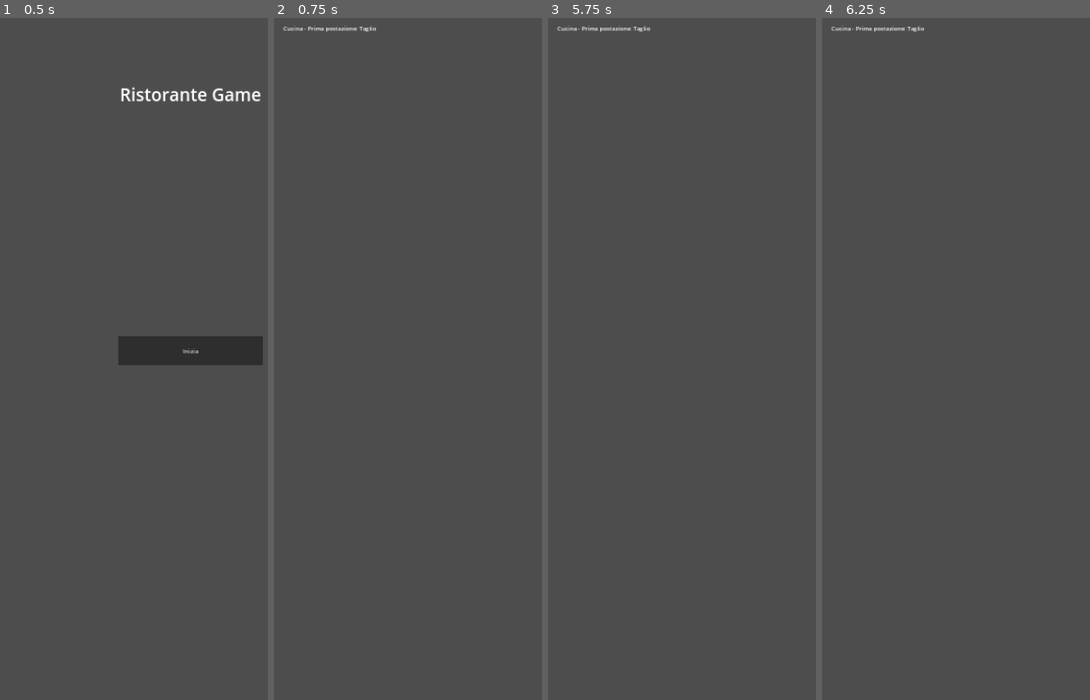
Above: before the commit, frames 1-4 (left to right).
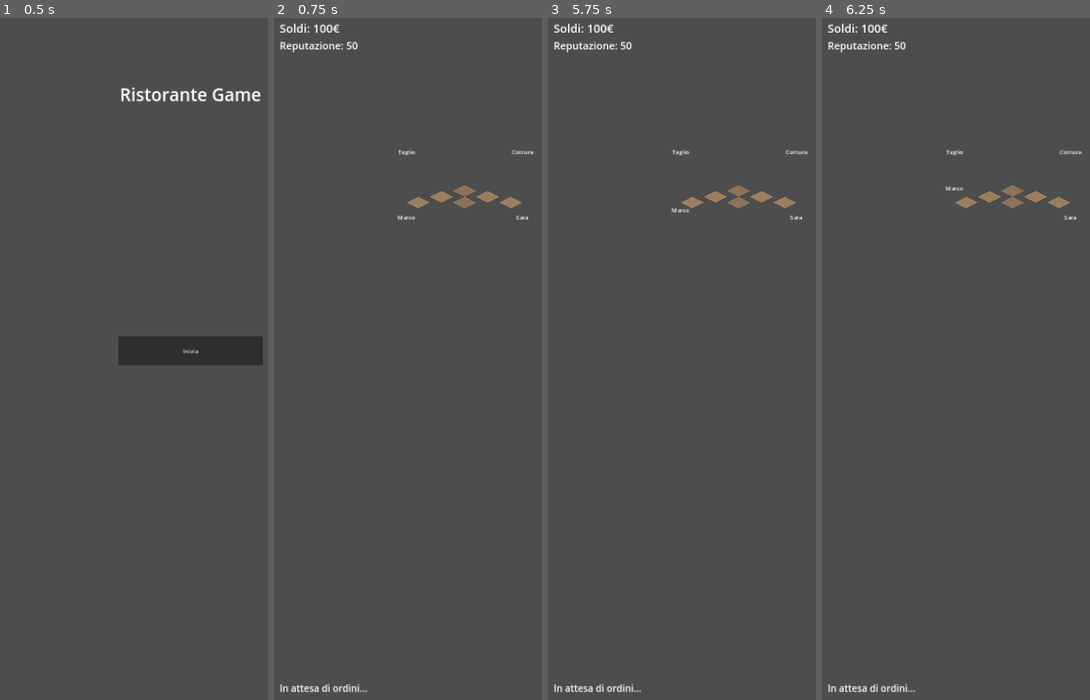
Above: after the commit, the same moments.

Repository: damarogiulio7-maker/ristorante-game
Game: Godot game, scene res://scenes/ui/main_menu.tscn
Two runs of this game, one before a commit and one after it. Both use one fixed random seed, a clock stepped at 60 frames per second and the inputs below.
Inputs:
- Up to frame 1 (0.5 s): no input
- Up to frame 2 (0.75 s): click "Inizia" at 0.5 s
- Up to frame 3 (5.75 s): tap Enter at 1.25, 2.75, 4.25 s; tap Space at 2, 3.5, 5 s
- Up to frame 4 (6.25 s): no input

Frame 1 is identical in both runs. In frame 2, 1.2% of the frame differs, in the area x 2-98%, y 0-99%; in frame 3, 1.2%; in frame 4, 1.2%.

Commit message:
Aggiunta simulazione staff e stanza isometrica

Diff:
--- /dev/null
+++ b/resources/recipes/branzino_forno.tres
@@ -0,0 +1,11 @@
+[gd_resource type="Resource" script_class="Recipe" load_steps=2 format=3]
+
+[ext_resource type="Script" path="res://scripts/data/recipe.gd" id="1"]
+
+[resource]
+script = ExtResource("1")
+recipe_name = "Branzino al forno"
+ingredients = Array[String](["branzino", "limone", "olio"])
+prep_time_seconds = 6.0
+sale_price = 22
+difficulty = 3
--- /dev/null
+++ b/resources/recipes/pasta_pomodoro.tres
@@ -0,0 +1,11 @@
+[gd_resource type="Resource" script_class="Recipe" load_steps=2 format=3]
+
+[ext_resource type="Script" path="res://scripts/data/recipe.gd" id="1"]
+
+[resource]
+script = ExtResource("1")
+recipe_name = "Pasta al pomodoro"
+ingredients = Array[String](["pasta", "pomodoro", "basilico"])
+prep_time_seconds = 4.0
+sale_price = 12
+difficulty = 1
--- /dev/null
+++ b/scenes/kitchen/kitchen_room.tscn
@@ -0,0 +1,151 @@
+[gd_scene load_steps=6 format=3]
+
+[ext_resource type="Script" path="res://scripts/kitchen/kitchen_room.gd" id="1"]
+[ext_resource type="Script" path="res://scripts/core/game_manager.gd" id="2"]
+[ext_resource type="Script" path="res://scripts/kitchen/work_station.gd" id="3"]
+[ext_resource type="Script" path="res://scripts/staff/staff_member.gd" id="4"]
+
+[sub_resource type="GDScript" id="floor_tile_script"]
+script/source = "extends Polygon2D
+
+## Singolo rombo del pavimento isometrico, disegnato via codice come
+## placeholder finché non ci sono sprite veri.
+
+func _init() -> void:
+	var w := 64.0
+	var h := 32.0
+	polygon = PackedVector2Array([
+		Vector2(0, -h / 2.0),
+		Vector2(w / 2.0, 0),
+		Vector2(0, h / 2.0),
+		Vector2(-w / 2.0, 0),
+	])
+"
+
+[node name="KitchenRoom" type="Node2D"]
+script = ExtResource("1")
+
+[node name="GameManager" type="Node" parent="."]
+script = ExtResource("2")
+order_interval_seconds = 5.0
+starting_money = 100
+starting_reputation = 50
+
+[node name="Floor" type="Node2D" parent="."]
+position = Vector2(540, 500)
+
+[node name="Tile00" type="Polygon2D" parent="Floor"]
+position = Vector2(0, 0)
+color = Color(0.55, 0.45, 0.35, 1)
+script = SubResource("floor_tile_script")
+
+[node name="Tile10" type="Polygon2D" parent="Floor"]
+position = Vector2(64, 16)
+color = Color(0.6, 0.5, 0.38, 1)
+script = SubResource("floor_tile_script")
+
+[node name="Tile-10" type="Polygon2D" parent="Floor"]
+position = Vector2(-64, 16)
+color = Color(0.6, 0.5, 0.38, 1)
+script = SubResource("floor_tile_script")
+
+[node name="Tile01" type="Polygon2D" parent="Floor"]
+position = Vector2(0, 32)
+color = Color(0.55, 0.45, 0.35, 1)
+script = SubResource("floor_tile_script")
+
+[node name="Tile20" type="Polygon2D" parent="Floor"]
+position = Vector2(128, 32)
+color = Color(0.6, 0.5, 0.38, 1)
+script = SubResource("floor_tile_script")
+
+[node name="Tile-20" type="Polygon2D" parent="Floor"]
+position = Vector2(-128, 32)
+color = Color(0.6, 0.5, 0.38, 1)
+script = SubResource("floor_tile_script")
+
+[node name="Stations" type="Node2D" parent="."]
+
+[node name="CuttingStation" type="Node2D" parent="Stations"]
+position = Vector2(380, 420)
+script = ExtResource("3")
+station_name = "Postazione Taglio"
+work_time_seconds = 3.0
+
+[node name="CookingStation" type="Node2D" parent="Stations"]
+position = Vector2(700, 420)
+script = ExtResource("3")
+station_name = "Postazione Cottura"
+work_time_seconds = 4.0
+
+[node name="StationLabel1" type="Label" parent="Stations/CuttingStation"]
+offset_left = -50.0
+offset_top = -40.0
+offset_right = 50.0
+offset_bottom = -10.0
+text = "Taglio"
+horizontal_alignment = 1
+
+[node name="StationLabel2" type="Label" parent="Stations/CookingStation"]
+offset_left = -50.0
+offset_top = -40.0
+offset_right = 50.0
+offset_bottom = -10.0
+text = "Cottura"
+horizontal_alignment = 1
+
+[node name="Staff" type="Node2D" parent="."]
+
+[node name="Cuoco1" type="Node2D" parent="Staff"]
+position = Vector2(380, 550)
+script = ExtResource("4")
+staff_name = "Marco"
+skill_level = 1
+
+[node name="Cuoco2" type="Node2D" parent="Staff"]
+position = Vector2(700, 550)
+script = ExtResource("4")
+staff_name = "Sara"
+skill_level = 2
+
+[node name="StaffLabel1" type="Label" parent="Staff/Cuoco1"]
+offset_left = -40.0
+offset_top = 10.0
+offset_right = 40.0
+offset_bottom = 40.0
+text = "Marco"
+horizontal_alignment = 1
+
+[node name="StaffLabel2" type="Label" parent="Staff/Cuoco2"]
+offset_left = -40.0
+offset_top = 10.0
+offset_right = 40.0
+offset_bottom = 40.0
+text = "Sara"
+horizontal_alignment = 1
+
+[node name="HUD" type="CanvasLayer" parent="."]
+
+[node name="MoneyLabel" type="Label" parent="HUD"]
+offset_left = 30.0
+offset_top = 30.0
+offset_right = 400.0
+offset_bottom = 70.0
+theme_override_font_sizes/font_size = 32
+text = "Soldi: 0€"
+
+[node name="ReputationLabel" type="Label" parent="HUD"]
+offset_left = 30.0
+offset_top = 80.0
+offset_right = 400.0
+offset_bottom = 120.0
+theme_override_font_sizes/font_size = 28
+text = "Reputazione: 0"
+
+[node name="LogLabel" type="Label" parent="HUD"]
+offset_left = 30.0
+offset_top = 1850.0
+offset_right = 1050.0
+offset_bottom = 1900.0
+theme_override_font_sizes/font_size = 26
+text = ""
--- /dev/null
+++ b/scripts/core/game_manager.gd
@@ -0,0 +1,93 @@
+extends Node
+class_name GameManager
+
+## Cuore della simulazione: genera ordini periodicamente, li assegna al primo
+## membro dello staff libero e alla prima stazione libera adatta, e tiene
+## traccia di guadagni e reputazione.
+
+signal money_changed(new_amount: int)
+signal reputation_changed(new_amount: int)
+signal order_created(order: Dictionary)
+signal order_completed(order: Dictionary, earnings: int)
+
+@export var order_interval_seconds: float = 6.0
+@export var starting_money: int = 100
+@export var starting_reputation: int = 50
+
+var money: int = 0
+var reputation: int = 50
+
+var staff_members: Array[StaffMember] = []
+var stations: Array[WorkStation] = []
+var recipes: Array[Recipe] = []
+
+var _pending_orders: Array[Dictionary] = []
+var _order_timer: float = 0.0
+
+func _ready() -> void:
+	money = starting_money
+	reputation = starting_reputation
+
+func register_staff(staff: StaffMember) -> void:
+	staff_members.append(staff)
+	staff.became_idle.connect(_on_staff_idle)
+	staff.finished_order.connect(_on_order_finished)
+
+func register_station(station: WorkStation) -> void:
+	stations.append(station)
+
+func register_recipe(recipe: Recipe) -> void:
+	recipes.append(recipe)
+
+func _process(delta: float) -> void:
+	if recipes.is_empty():
+		return
+
+	_order_timer += delta
+	if _order_timer >= order_interval_seconds:
+		_order_timer = 0.0
+		_create_random_order()
+
+	_try_assign_pending_orders()
+
+func _create_random_order() -> void:
+	var recipe: Recipe = recipes[randi() % recipes.size()]
+	var order: Dictionary = {
+		"item_name": recipe.recipe_name,
+		"result_name": recipe.recipe_name + " (pronto)",
+		"sale_price": recipe.sale_price,
+	}
+	_pending_orders.append(order)
+	order_created.emit(order)
+
+func _try_assign_pending_orders() -> void:
+	if _pending_orders.is_empty():
+		return
+
+	for staff in staff_members:
+		if staff.state != StaffMember.State.IDLE:
+			continue
+		var station: WorkStation = _find_free_station()
+		if station == null:
+			return
+		var order: Dictionary = _pending_orders.pop_front()
+		staff.assign_to_station(station, order)
+		if _pending_orders.is_empty():
+			return
+
+func _find_free_station() -> WorkStation:
+	for station in stations:
+		if not station.is_busy():
+			return station
+	return null
+
+func _on_staff_idle(_staff: StaffMember) -> void:
+	_try_assign_pending_orders()
+
+func _on_order_finished(_staff: StaffMember, order: Dictionary) -> void:
+	var earnings: int = order.get("sale_price", 0)
+	money += earnings
+	reputation = clampi(reputation + 1, 0, 100)
+	money_changed.emit(money)
+	reputation_changed.emit(reputation)
+	order_completed.emit(order, earnings)
--- /dev/null
+++ b/scripts/kitchen/kitchen_room.gd
@@ -0,0 +1,43 @@
+extends Node2D
+
+## Script della scena principale della cucina/sala.
+## Registra le stazioni, lo staff e le ricette nel GameManager,
+## e aggiorna l'interfaccia (soldi, reputazione, ordini).
+
+@onready var game_manager: GameManager = $GameManager
+@onready var money_label: Label = $HUD/MoneyLabel
+@onready var reputation_label: Label = $HUD/ReputationLabel
+@onready var log_label: Label = $HUD/LogLabel
+
+func _ready() -> void:
+	for station in $Stations.get_children():
+		if station is WorkStation:
+			game_manager.register_station(station)
+
+	for staff in $Staff.get_children():
+		if staff is StaffMember:
+			game_manager.register_staff(staff)
+
+	for recipe_path in [
+		"res://resources/recipes/pasta_pomodoro.tres",
+		"res://resources/recipes/branzino_forno.tres",
+	]:
+		var recipe: Recipe = load(recipe_path)
+		game_manager.register_recipe(recipe)
+
+	game_manager.money_changed.connect(_on_money_changed)
+	game_manager.reputation_changed.connect(_on_reputation_changed)
+	game_manager.order_completed.connect(_on_order_completed)
+
+	_on_money_changed(game_manager.money)
+	_on_reputation_changed(game_manager.reputation)
+	log_label.text = "In attesa di ordini..."
+
+func _on_money_changed(new_amount: int) -> void:
+	money_label.text = "Soldi: %d€" % new_amount
+
+func _on_reputation_changed(new_amount: int) -> void:
+	reputation_label.text = "Reputazione: %d" % new_amount
+
+func _on_order_completed(order: Dictionary, earnings: int) -> void:
+	log_label.text = "Completato: %s (+%d€)" % [order.get("item_name", ""), earnings]
--- /dev/null
+++ b/scripts/staff/staff_member.gd
@@ -0,0 +1,60 @@
+extends Node2D
+class_name StaffMember
+
+## Un membro dello staff che lavora in autonomia: si sposta verso una
+## stazione libera, ci lavora, poi torna disponibile per il prossimo compito.
+## Il giocatore non lo controlla direttamente: lo assume e lo supervisiona.
+
+enum State { IDLE, MOVING_TO_STATION, WORKING }
+
+@export var staff_name: String = "Cuoco"
+@export var move_speed: float = 120.0
+@export var skill_level: int = 1  # influenza la velocità di lavoro
+
+signal became_idle(staff: StaffMember)
+signal started_working(staff: StaffMember, station: WorkStation)
+signal finished_order(staff: StaffMember, order: Dictionary)
+
+var state: State = State.IDLE
+var _target_station: WorkStation = null
+var _current_order: Dictionary = {}
+
+func assign_to_station(station: WorkStation, order: Dictionary) -> void:
+	if state != State.IDLE:
+		push_warning("%s non è libero, non posso assegnargli un nuovo compito." % staff_name)
+		return
+
+	_target_station = station
+	_current_order = order
+	state = State.MOVING_TO_STATION
+
+func _process(delta: float) -> void:
+	if state == State.MOVING_TO_STATION and _target_station != null:
+		var target_pos: Vector2 = _target_station.global_position
+		global_position = global_position.move_toward(target_pos, move_speed * delta)
+		if global_position.distance_to(target_pos) < 4.0:
+			_begin_work()
+
+func _begin_work() -> void:
+	state = State.WORKING
+	started_working.emit(self, _target_station)
+
+	var item_name: String = _current_order.get("item_name", "piatto")
+	var result_name: String = _current_order.get("result_name", "piatto pronto")
+
+	if not _target_station.work_completed.is_connected(_on_station_work_completed):
+		_target_station.work_completed.connect(_on_station_work_completed, CONNECT_ONE_SHOT)
+
+	# La velocità effettiva viene leggermente influenzata dallo skill_level.
+	var speed_bonus: float = 1.0 + (skill_level - 1) * 0.15
+	_target_station.work_time_seconds = max(0.5, _target_station.work_time_seconds / speed_bonus)
+	_target_station.start_work(item_name, result_name)
+
+func _on_station_work_completed(_item_name: String, result_name: String) -> void:
+	_current_order["result_name"] = result_name
+	finished_order.emit(self, _current_order)
+
+	state = State.IDLE
+	_target_station = null
+	_current_order = {}
+	became_idle.emit(self)
--- a/scripts/ui/main_menu.gd
+++ b/scripts/ui/main_menu.gd
@@ -3,4 +3,4 @@
 ## Menu principale del gioco. Punto di ingresso definito in project.godot.
 
 func _on_start_button_pressed() -> void:
-	get_tree().change_scene_to_file("res://scenes/kitchen/kitchen_main.tscn")
+	get_tree().change_scene_to_file("res://scenes/kitchen/kitchen_room.tscn")
Not shown, changed: README.md
